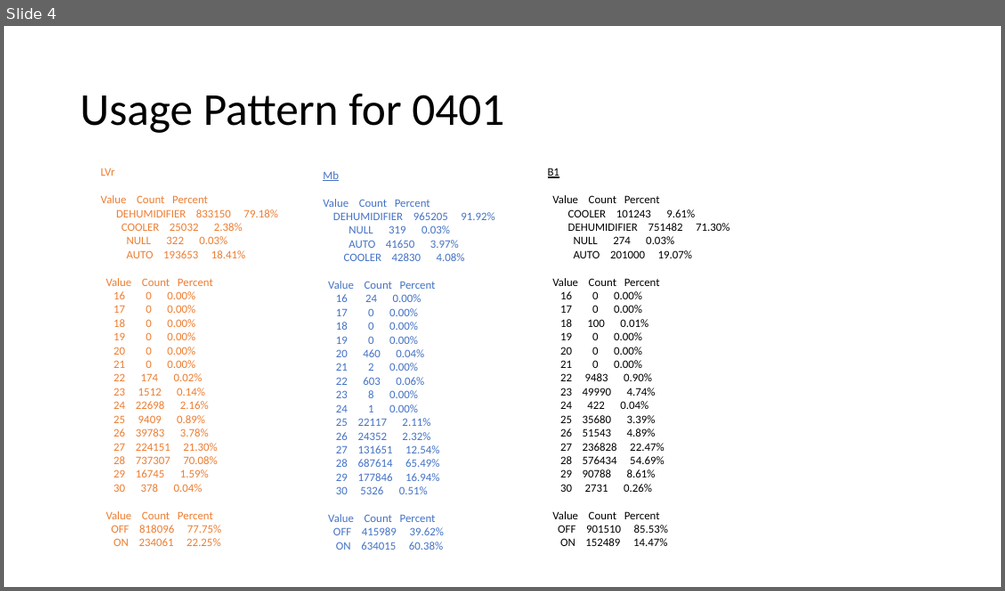
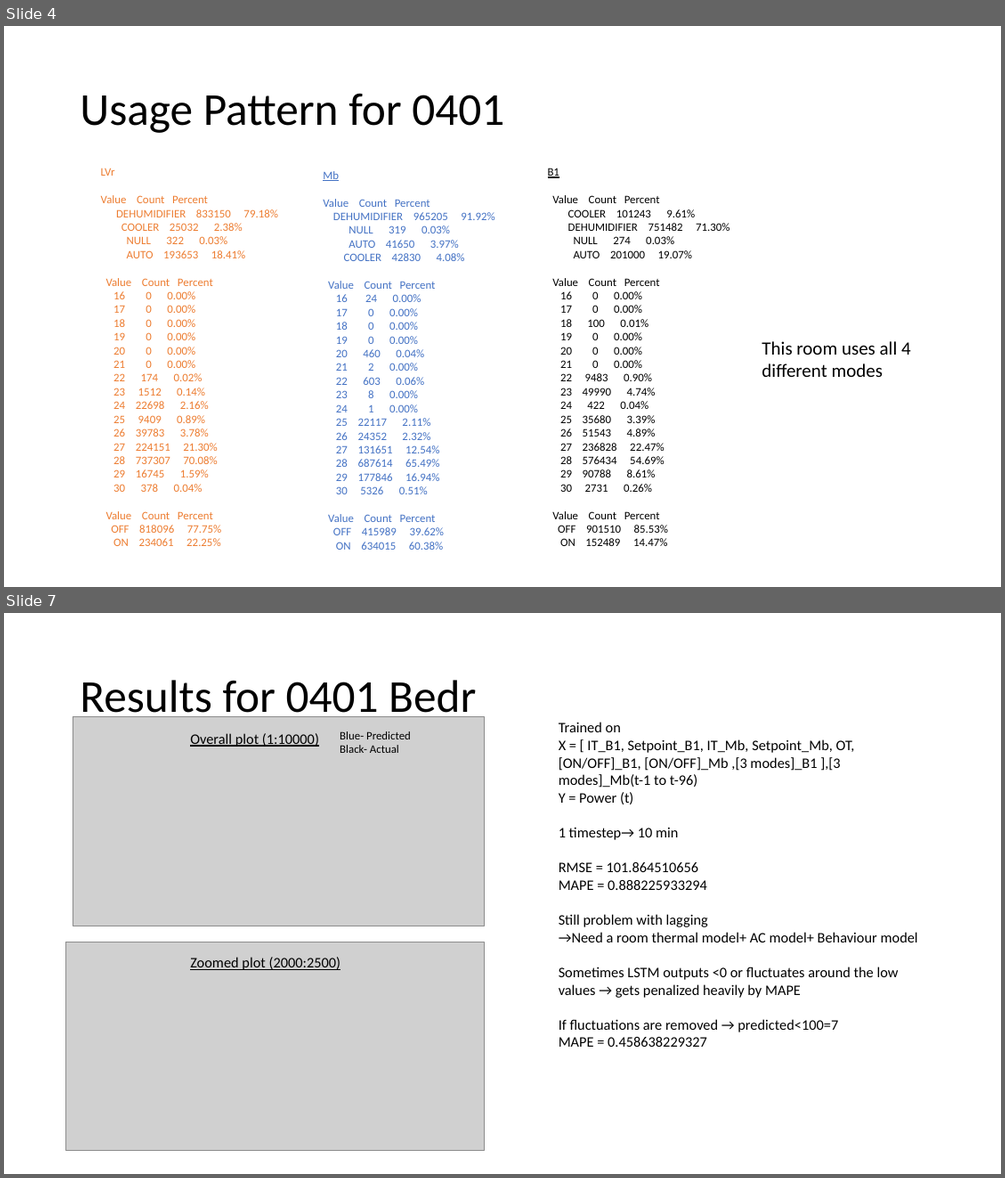
Before and after one commit to dragonheat123/mutli_split, a slide deck: 10 mins Prediction on 2016ACdata using LSTM-RNN.pptx. Shown one above the other, each under a label of ours: slide 4 before the commit, slides 4 and 7 after it; the slides between them are not shown. The pictures are 1005x591 and 1005x1178 pixels, drawn with LibreOffice and Linux fonts; fonts in the diff are those of the drawing; grey boxes stand for pictures. Boxes give left, top, right and bottom in pixels: in the first picture for what was removed or moved away, otherwise in the second. Text is boxed around its words. In the diff, an @@ line names an element or a change of style, - is before the commit and + after.

```diff
--- a/10 mins Prediction on 2016ACdata using LSTM-RNN.pptx
+++ b/10 mins Prediction on 2016ACdata using LSTM-RNN.pptx
@@ slide 7 added at bbox=[4, 613, 1001, 1174], background #FFFFFF @@
@@ title added at bbox=[80, 680, 476, 722], 44 pt, text #000000 @@
+Results for 0401 Bedr
@@ picture added at bbox=[73, 717, 485, 925] @@
@@ text added at bbox=[190, 733, 319, 747], 14 pt, text #000000, underline @@
+Overall plot (1:10000)
@@ text added at bbox=[340, 731, 411, 753], 11 pt, text #000000 @@
+Blue- Predicted
+Black- Actual
@@ text added at bbox=[558, 722, 918, 1046], 14 pt, text #000000 @@
+Trained on
+X = [ IT_B1, Setpoint_B1, IT_Mb, Setpoint_Mb, OT,
+[ON/OFF]_B1, [ON/OFF]_Mb ,[3 modes]_B1 ],[3 modes]_Mb(t-1 to t-96)
+Y = Power (t)
+1 timestep→ 10 min
+RMSE = 101.864510656
+MAPE = 0.888225933294
+Still problem with lagging
+→Need a room thermal model+ AC model+ Behaviour model
+Sometimes LSTM outputs <0 or fluctuates around the low values → gets penalized heavily by MAPE
+If fluctuations are removed → predicted<100=7
+MAPE = 0.458638229327
@@ picture added at bbox=[66, 941, 484, 1149] @@
@@ text added at bbox=[190, 957, 341, 970], 14 pt, text #000000, underline @@
+Zoomed plot (2000:2500)
@@ slide 4 changed as well @@
@@ text added at bbox=[761, 341, 911, 377], 18 pt, text #000000 @@
+This room uses all 4 different modes
```
Also in this commit, not shown: 3 other slides changed, 3 other slides added, 1 slide removed, 2 other files.
